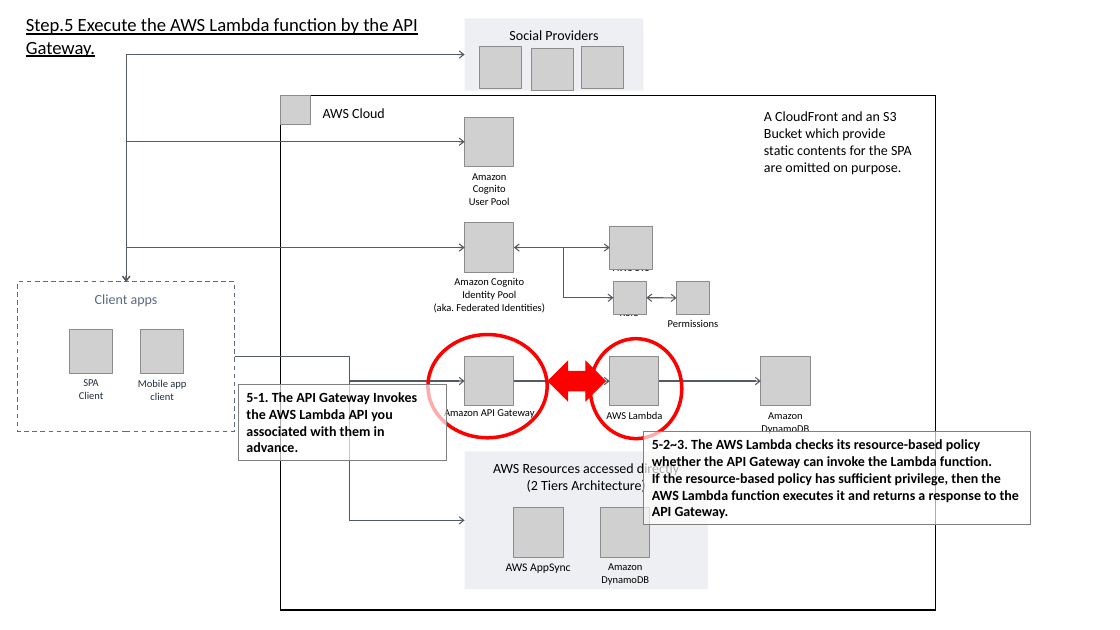
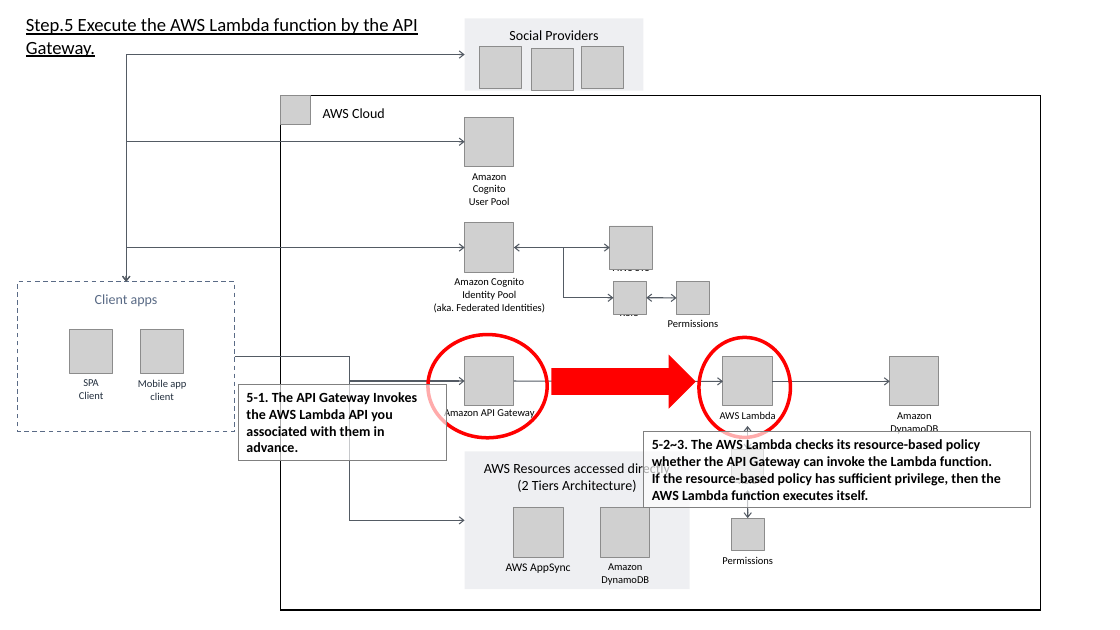
Before and after one commit to datemaki/public-docs, a slide deck: slide 10 of explain_AmplifyApiAuthZ/AmplifyApiAuthZ.pptx (slide 9 before the commit). Drawn at 1120x630 pixels with LibreOffice and Linux fonts; fonts in the diff are those of the drawing; grey boxes stand for pictures. Boxes give left, top, right and bottom in pixels: in the first picture for what was removed or moved away, otherwise in the second. Text is boxed around its words. In the diff, an @@ line names an element or a change of style, - is before the commit and + after.

```diff
--- a/explain_AmplifyApiAuthZ/AmplifyApiAuthZ.pptx
+++ b/explain_AmplifyApiAuthZ/AmplifyApiAuthZ.pptx
@@ rectangle "AWS Cloud": place and size @@
-rectangle "AWS Cloud" at (281, 96, 936, 610)
+rectangle "AWS Cloud" at (281, 96, 1041, 610)
@@ text removed at (764, 111, 912, 175) @@
-A CloudFront and an S3 Bucket which provide static contents for the SPA are omitted on purpose.
@@ right arrow added at (552, 356, 695, 408), fill #FF0000, outline #FF0000 1 pt @@
@@ ellipse: place and size @@
-ellipse at (591, 339, 682, 439)
+ellipse at (699, 338, 791, 438)
@@ picture: place and size @@
-picture at (610, 356, 660, 406)
+picture at (723, 357, 773, 407)
@@ picture: place and size @@
-picture at (761, 356, 811, 406)
+picture at (890, 357, 939, 407)
@@ arrow moved from (514, 381) - (610, 381) to (514, 381) - (723, 381) @@
@@ left right arrow removed at (549, 361, 606, 400) @@
@@ arrow moved from (660, 381) - (761, 381) to (772, 381) - (890, 381) @@
@@ text "AWS Lambda" rewrapped from (606, 411, 663, 419) to (720, 411, 776, 423) @@
@@ text "Amazon DynamoDB": place and size @@
-text "Amazon DynamoDB" at (761, 412, 809, 434)
+text "Amazon DynamoDB" at (890, 412, 938, 434)
@@ rectangle "5-2~3. The AWS Lambda checks ...": place and size @@
-rectangle "5-2~3. The AWS Lambda checks ..." at (644, 432, 1031, 525)
+rectangle "5-2~3. The AWS Lambda checks ..." at (644, 432, 1031, 508)
@@ double arrow added from (748, 426) to (748, 450), #545B64 1 pt @@
@@ rectangle "AWS Resources accessed directly": place and size @@
-rectangle "AWS Resources accessed directly" at (465, 451, 708, 589)
+rectangle "AWS Resources accessed directly" at (465, 451, 690, 589)
@@ text in rectangle at (652, 471, 1000, 504): text changed @@
-If the resource-based policy has sufficient privilege, then the AWS Lambda function executes it and returns a response to the API Gateway.
+If the resource-based policy has sufficient privilege, then the AWS Lambda function executes itself.
@@ picture added at (731, 450, 764, 482) @@
@@ text added at (738, 476, 757, 483), 9 pt, text #000000 @@
+Role
@@ double arrow added from (748, 491) to (748, 518), #545B64 1 pt @@
@@ picture added at (732, 518, 765, 551) @@
@@ text added at (722, 557, 773, 564), 9 pt, text #000000 @@
+Permissions
```
Also in this commit, not shown: 10 other slides changed, 2 slides added.
